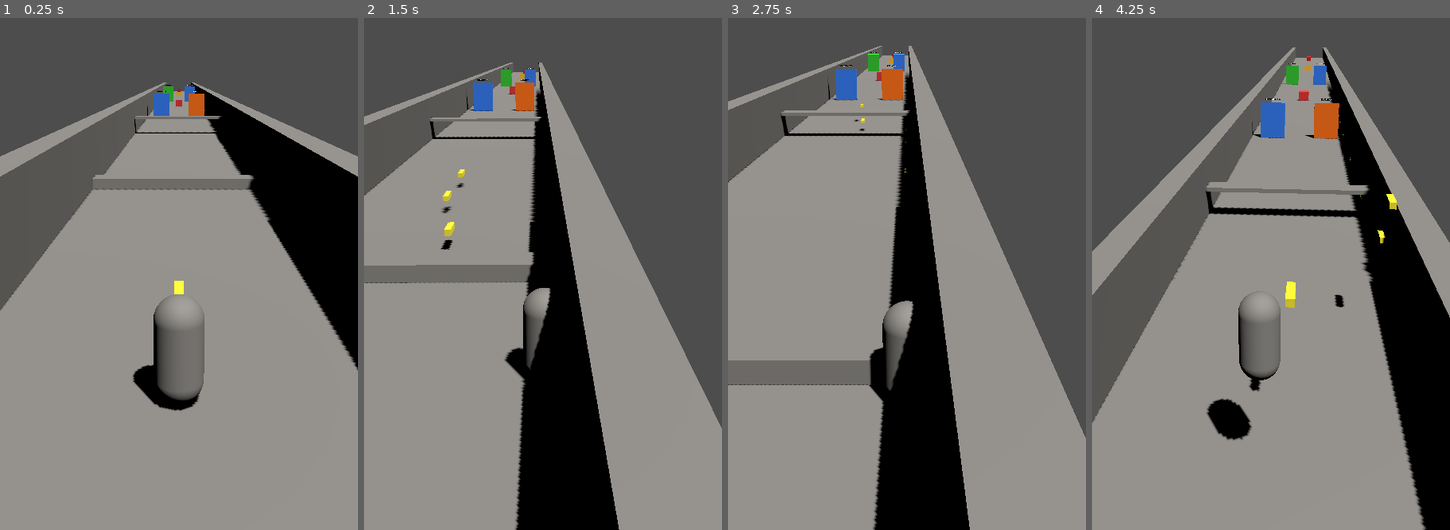
Above: before the commit, frames 1-4 (left to right).
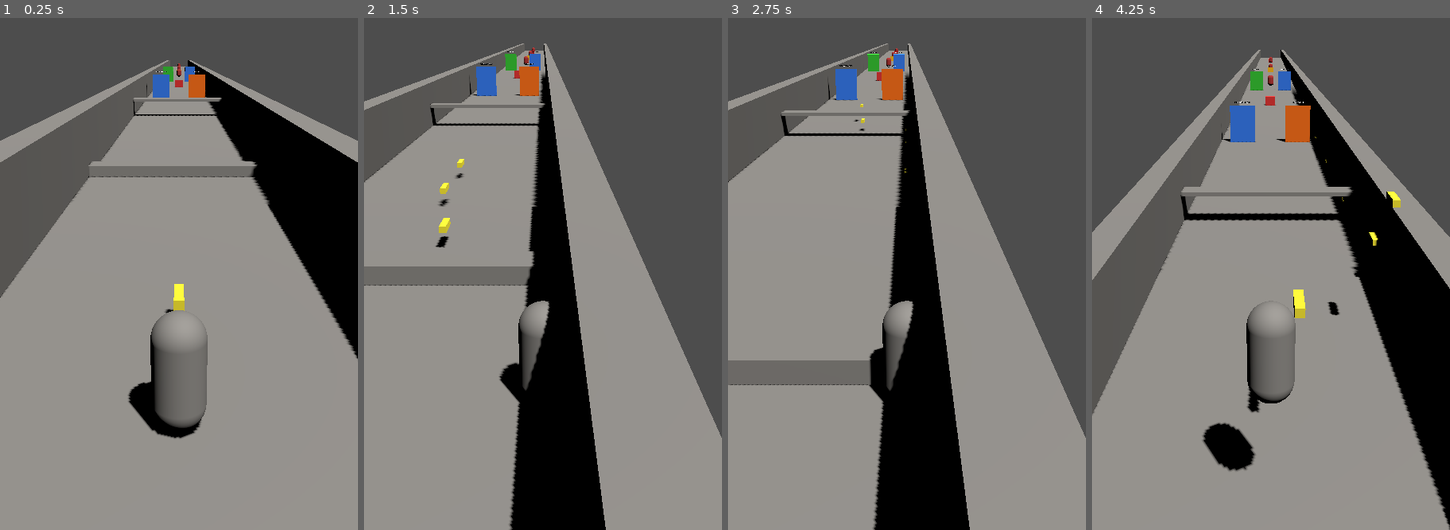
Above: after the commit, the same moments.

Repository: KolovratRUS/Relic-Run
Game: Godot game, scene res://scenes/levels/prototype_level.tscn
Two runs of this game, one before a commit and one after it. Both use one fixed random seed, a clock stepped at 60 frames per second and the inputs below.
Inputs (mouse positions are in pixels of both pictures, inside the frame that each line leads up to):
- Up to frame 1 (0.25 s): no input
- Up to frame 2 (1.5 s): tap Enter at 0.5 s; move the mouse to (621, 181) at 0.52 s; hold D (move_right) 0.53-1.25 s; tap R at 0.6 s; click (621, 181) at 0.67 s; drag from (471, 243) to (525, 340) at 1.27 s
- Up to frame 3 (2.75 s): move the mouse to (942, 69) at 2.02 s; hold D (move_right) from 2.03 s (still down); tap R at 2.1 s; click (942, 69) at 2.17 s
- Up to frame 4 (4.25 s): release D (move_right) at 2.75 s; drag from (1253, 340) to (1163, 115) at 2.77 s; move the mouse to (1378, 304) at 3.52 s; hold A (move_left) from 3.53 s (still down); tap R at 3.6 s; click (1378, 304) at 3.67 s

The runs differ from the first frame. In frame 1, 13% of the frame differs, in the area x 0-100%, y 8-83%; in frame 2, 8.8%; in frame 3, 0.1%; in frame 4, 20%, in the area x 0-100%, y 5-100%.

Commit message:
Add basic enemies and game over flow

Diff:
--- /dev/null
+++ b/scenes/enemies/basic_enemy.tscn
@@ -0,0 +1,44 @@
+[gd_scene format=3]
+
+[ext_resource type="Script" path="res://scripts/enemies/basic_enemy.gd" id="1"]
+
+[sub_resource type="CapsuleMesh" id="enemy_mesh"]
+radius = 0.5
+height = 1.8
+
+[sub_resource type="StandardMaterial3D" id="enemy_matl"]
+albedo_color = Color(0.7, 0.2, 0.2, 1)
+
+[sub_resource type="CapsuleShape3D" id="enemy_shape"]
+radius = 0.5
+height = 1.8
+
+[sub_resource type="SphereShape3D" id="contact_shape"]
+radius = 0.9
+
+[node name="BasicEnemy" type="CharacterBody3D" groups=["enemy"]]
+script = ExtResource("1")
+max_health = 3.0
+move_speed = 2.0
+contact_damage = 1.0
+move_toward_player = true
+base_color = Color(0.7, 0.2, 0.2, 1)
+collision_layer = 5
+collision_mask = 1
+
+[node name="MeshInstance3D" type="MeshInstance3D" parent="."]
+mesh = SubResource("enemy_mesh")
+surface_material_override/0 = SubResource("enemy_matl")
+
+[node name="CollisionShape3D" type="CollisionShape3D" parent="."]
+shape = SubResource("enemy_shape")
+
+[node name="ContactArea" type="Area3D" parent="."]
+collision_layer = 0
+collision_mask = 1
+monitoring = true
+
+[node name="CollisionShape3D" type="CollisionShape3D" parent="ContactArea"]
+shape = SubResource("contact_shape")
+
+[connection signal="body_entered" from="ContactArea" to="." method="_on_contact_area_body_entered"]
--- a/scenes/levels/prototype_level.tscn
+++ b/scenes/levels/prototype_level.tscn
@@ -7,31 +7,26 @@
 [ext_resource type="PackedScene" path="res://scenes/obstacles/slide_obstacle.tscn" id="5"]
 [ext_resource type="PackedScene" path="res://scenes/targets/destructible_target.tscn" id="6"]
 [ext_resource type="PackedScene" path="res://scenes/upgrades/upgrade_gate_pair.tscn" id="7"]
+[ext_resource type="PackedScene" path="res://scenes/enemies/basic_enemy.tscn" id="8"]
 
 [sub_resource type="Environment" id="env"]
 background_mode = 2
 background_color = Color(0.5, 0.7, 1, 1)
 
 [sub_resource type="BoxMesh" id="floor_mesh"]
-size = Vector3(10, 0.2, 220)
+size = Vector3(10, 0.2, 300)
 
 [sub_resource type="BoxShape3D" id="floor_shape"]
-size = Vector3(10, 0.2, 220)
+size = Vector3(10, 0.2, 300)
 
-[sub_resource type="BoxMesh" id="left_wall_mesh"]
-size = Vector3(1, 3, 220)
+[sub_resource type="BoxMesh" id="wall_mesh"]
+size = Vector3(1, 3, 300)
 
-[sub_resource type="BoxShape3D" id="left_wall_shape"]
-size = Vector3(1, 3, 220)
-
-[sub_resource type="BoxMesh" id="right_wall_mesh"]
-size = Vector3(1, 3, 220)
-
-[sub_resource type="BoxShape3D" id="right_wall_shape"]
-size = Vector3(1, 3, 220)
+[sub_resource type="BoxShape3D" id="wall_shape"]
+size = Vector3(1, 3, 300)
 
 [node name="PrototypeLevel" type="Node3D" groups=["level"]]
-script = ExtResource(1)
+script = ExtResource("1")
 
 [node name="WorldEnvironment" type="WorldEnvironment" parent="."]
 environment = SubResource("env")
@@ -44,7 +39,7 @@
 shadow_enabled = true
 
 [node name="Floor" type="StaticBody3D" parent="."]
-position = Vector3(0, 0, -80)
+position = Vector3(0, 0, -100)
 
 [node name="MeshInstance3D" type="MeshInstance3D" parent="Floor"]
 mesh = SubResource("floor_mesh")
@@ -53,22 +48,22 @@
 shape = SubResource("floor_shape")
 
 [node name="LeftWall" type="StaticBody3D" parent="."]
-position = Vector3(-4.5, 1.5, -80)
+position = Vector3(-4.5, 1.5, -100)
 
 [node name="MeshInstance3D" type="MeshInstance3D" parent="LeftWall"]
-mesh = SubResource("left_wall_mesh")
+mesh = SubResource("wall_mesh")
 
 [node name="CollisionShape3D" type="CollisionShape3D" parent="LeftWall"]
-shape = SubResource("left_wall_shape")
+shape = SubResource("wall_shape")
 
 [node name="RightWall" type="StaticBody3D" parent="."]
-position = Vector3(4.5, 1.5, -80)
+position = Vector3(4.5, 1.5, -100)
 
 [node name="MeshInstance3D" type="MeshInstance3D" parent="RightWall"]
-mesh = SubResource("right_wall_mesh")
+mesh = SubResource("wall_mesh")
 
 [node name="CollisionShape3D" type="CollisionShape3D" parent="RightWall"]
-shape = SubResource("right_wall_shape")
+shape = SubResource("wall_shape")
 
 [node name="PlayerSpawn" type="Marker3D" parent="."]
 position = Vector3(0, 0.9, 0)
@@ -76,8 +71,8 @@
 [node name="Player" parent="." instance=ExtResource(3)]
 position = Vector3(0, 0.9, 0)
 
-[node name="FollowCamera" type="Camera3D" parent="."]
-script = ExtResource(2)
+[node name="FollowCamera" type="Camera3D" parent="Player"]
+script = ExtResource("2")
 current = true
 fov = 60
 
@@ -108,12 +103,52 @@
 display_text = "FIRE RATE +30%"
 gate_color = Color(0.2, 0.5, 1, 1)
 
+[node name="BasicEnemy1" parent="." instance=ExtResource(8)]
+position = Vector3(0, 1.0, -135)
+max_health = 2.0
+move_speed = 4.0
+
 [node name="MediumTarget" parent="." instance=ExtResource(6)]
-position = Vector3(0, 0.6, -140)
+position = Vector3(0, 0.6, -155)
 max_health = 3.0
 base_color = Color(1,0.75,0.1,1)
 
+[node name="BasicEnemy2" parent="." instance=ExtResource(8)]
+position = Vector3(0, 1.0, -180)
+max_health = 4.0
+move_speed = 5.0
+
 [node name="StrongTarget" parent="." instance=ExtResource(6)]
-position = Vector3(0, 0.6, -175)
+position = Vector3(0, 0.6, -205)
 max_health = 6.0
 base_color = Color(0.8,0.1,0.1,1)
+
+[node name="BasicEnemy3" parent="." instance=ExtResource(8)]
+position = Vector3(0, 1.0, -230)
+max_health = 6.0
+move_speed = 6.0
+
+[node name="GameOverUI" type="CanvasLayer" parent="."]
+layer = 100
+
+[node name="Control" type="Control" parent="GameOverUI"]
+layout_mode = 3
+anchors_preset = 15
+anchor_right = 1.0
+anchor_bottom = 1.0
+grow_horizontal = 2
+grow_vertical = 2
+mouse_filter = 2
+
+[node name="GameOverLabel" type="Label" parent="GameOverUI/Control"]
+layout_mode = 3
+anchors_preset = 15
+anchor_right = 1.0
+anchor_bottom = 1.0
+grow_horizontal = 2
+grow_vertical = 2
+text = "GAME OVER\nTAP OR PRESS R TO RESTART"
+horizontal_alignment = 1
+vertical_alignment = 1
+add_theme_font_size_override("font_size", 48)
+visible = false
--- a/scripts/combat/auto_shooter.gd
+++ b/scripts/combat/auto_shooter.gd
@@ -7,6 +7,7 @@
 @export var double_shot_spacing: float = 0.35
 var projectile_damage: float = 1.0
 var double_shot_enabled: bool = false
+var shooting_enabled: bool = true
 
 var _cooldown: float = 0.0
 var _muzzle: Marker3D
@@ -20,6 +21,8 @@
 	if _muzzle == null or projectile_scene == null:
 		return
 	if fire_interval <= 0.0:
+		return
+	if not shooting_enabled:
 		return
 	_cooldown -= delta
 	if _cooldown <= 0.0:
@@ -59,3 +62,7 @@
 
 func enable_double_shot() -> void:
 	double_shot_enabled = true
+
+
+func set_shooting_enabled(enabled: bool) -> void:
+	shooting_enabled = enabled
--- /dev/null
+++ b/scripts/enemies/basic_enemy.gd
@@ -0,0 +1,70 @@
+extends CharacterBody3D
+
+signal enemy_defeated(enemy: Node)
+
+@export var max_health: float = 3.0
+@export var move_speed: float = 2.0
+@export var contact_damage: float = 1.0
+@export var move_toward_player: bool = true
+@export var base_color: Color = Color(0.8, 0.9, 0.2, 1)
+
+var health: float = 0.0
+var defeated: bool = false
+var _contact_area: Area3D = null
+var _fixed_y: float = 0.0
+
+
+func _ready() -> void:
+	health = max_health
+	_fixed_y = global_position.y
+
+	process_mode = Node.PROCESS_MODE_ALWAYS
+	set_process(true)
+
+	_contact_area = $ContactArea
+	if _contact_area != null:
+		_contact_area.monitoring = true
+		var area_col := _contact_area.get_node_or_null("CollisionShape3D")
+		if area_col != null and area_col.shape != null:
+			area_col.shape = area_col.shape.duplicate()
+
+	# Ensure this enemy has its own material instance so base_color applies per-instance
+	var mesh_node := $MeshInstance3D as MeshInstance3D
+	if mesh_node != null and mesh_node.mesh != null:
+		var mat := StandardMaterial3D.new()
+		mat.albedo_color = base_color
+		mesh_node.set_surface_override_material(0, mat)
+
+
+func _process(delta: float) -> void:
+	if defeated:
+		return
+
+	if not move_toward_player:
+		return
+
+	global_position.z += move_speed * delta
+	global_position.y = _fixed_y
+
+
+func apply_damage(amount: float) -> void:
+	if defeated:
+		return
+	if amount <= 0.0:
+		return
+	health -= amount
+	if health <= 0.0:
+		defeated = true
+		enemy_defeated.emit(self)
+		if _contact_area != null:
+			_contact_area.set_deferred("monitoring", false)
+		queue_free()
+
+
+func _on_contact_area_body_entered(body: Node) -> void:
+	if not body.is_in_group("player"):
+		return
+	if body.has_method("take_damage"):
+		body.take_damage(contact_damage)
+	# Remove this enemy after a contact hit to prevent repeat damage
+	apply_damage(max_health)
--- a/scripts/levels/prototype_level.gd
+++ b/scripts/levels/prototype_level.gd
@@ -4,17 +4,56 @@
 
 var _reloading: bool = false
 var _player: CharacterBody3D
+var _game_over: bool = false
+var _game_over_label: Control = null
+var _pending_restart := false
 
 
 func _ready() -> void:
 	for child in get_children():
-		if child is CharacterBody3D:
-			_player = child
+		if child.is_in_group("player"):
+			_player = child as CharacterBody3D
+			break
+	if _player != null and _player.has_signal("defeated_player"):
+		_player.defeated_player.connect(_on_player_defeated)
+
+	var canvas := $GameOverUI
+	if canvas != null:
+		var control := canvas.get_node_or_null("Control")
+		if control != null:
+			var label := control.get_node_or_null("GameOverLabel")
+			if label != null:
+				_game_over_label = label
+				label.visible = false
 
 
 func _physics_process(_delta: float) -> void:
 	if _reloading:
 		return
-	if _player != null and _player.global_position.y < kill_zone_y:
+	if _player != null and _player.global_position.y < kill_zone_y and not _player.defeated:
+		_player.take_damage(max(0.0, abs(_player.global_position.y - kill_zone_y) * 10.0))
 		_reloading = true
 		get_tree().reload_current_scene()
+
+	if _pending_restart:
+		get_tree().reload_current_scene()
+
+
+func _input(event: InputEvent) -> void:
+	if not _game_over:
+		return
+	if event is InputEventKey and event.pressed and event.keycode == KEY_R:
+		_pending_restart = true
+		return
+	if event is InputEventMouseButton and event.button_index == MOUSE_BUTTON_LEFT and event.pressed:
+		_pending_restart = true
+		return
+	if event is InputEventScreenTouch and event.pressed:
+		_pending_restart = true
+		return
+
+
+func _on_player_defeated() -> void:
+	_game_over = true
+	if _game_over_label != null:
+		_game_over_label.visible = true
--- a/scripts/player/player.gd
+++ b/scripts/player/player.gd
@@ -1,4 +1,11 @@
 extends CharacterBody3D
+
+signal defeated_player
+
+## Health
+@export var max_health: float = 1.0
+var current_health: float = 0.0
+var defeated: bool = false
 
 const UPGRADE_FIRE_RATE: int = 0
 const UPGRADE_DAMAGE: int = 1
@@ -183,6 +190,10 @@
 
 
 func _physics_process(delta: float) -> void:
+	if defeated:
+		velocity = Vector3.ZERO
+		move_and_slide()
+		return
 	if not is_on_floor():
 		velocity.y -= gravity * delta
 
@@ -217,6 +228,24 @@
 	move_and_slide()
 
 	global_position.x = clamp(global_position.x, -corridor_half_width, corridor_half_width)
+
+
+func _ready() -> void:
+	current_health = max_health
+
+
+func take_damage(amount: float) -> void:
+	if defeated:
+		return
+	if amount <= 0.0:
+		return
+	current_health -= amount
+	if current_health <= 0.0:
+		defeated = true
+		emit_signal("defeated_player")
+		var shooter := $AutoShooter
+		if shooter != null and shooter.has_method("set_shooting_enabled"):
+			shooter.set_shooting_enabled(false)
 
 
 func apply_upgrade(upgrade_type: int, upgrade_amount: float) -> void:
--- a/scripts/upgrades/upgrade_gate_pair.gd
+++ b/scripts/upgrades/upgrade_gate_pair.gd
@@ -30,9 +30,9 @@
 	if _left_gate != null:
 		_left_gate.consumed = true
 		_left_gate.visible = false
-		_left_gate.monitoring = false
+		_left_gate.set_deferred("monitoring", false)
 
 	if _right_gate != null:
 		_right_gate.consumed = true
 		_right_gate.visible = false
-		_right_gate.monitoring = false
+		_right_gate.set_deferred("monitoring", false)
Not shown, added: scripts/enemies/basic_enemy.gd.uid
